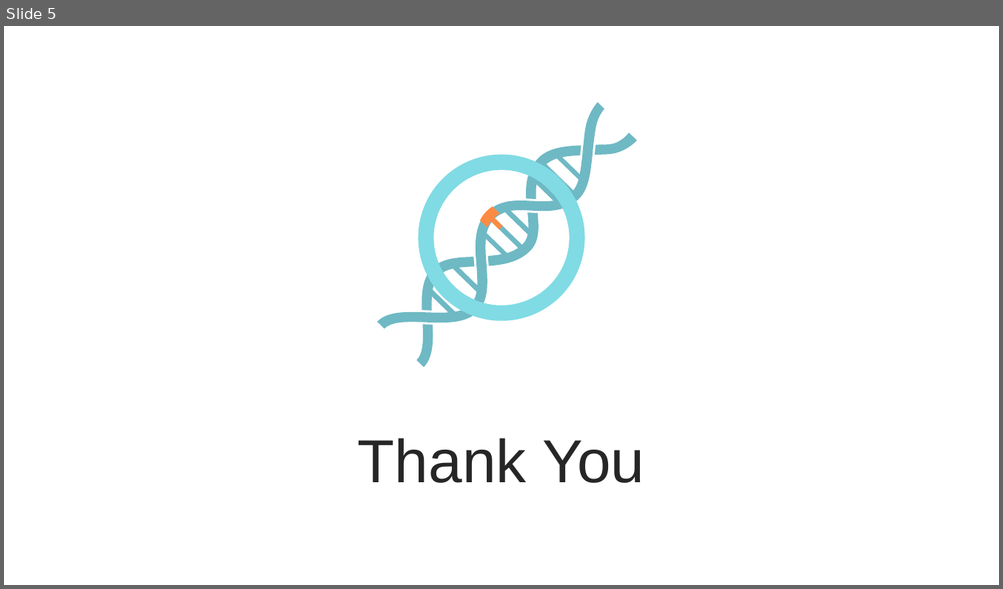
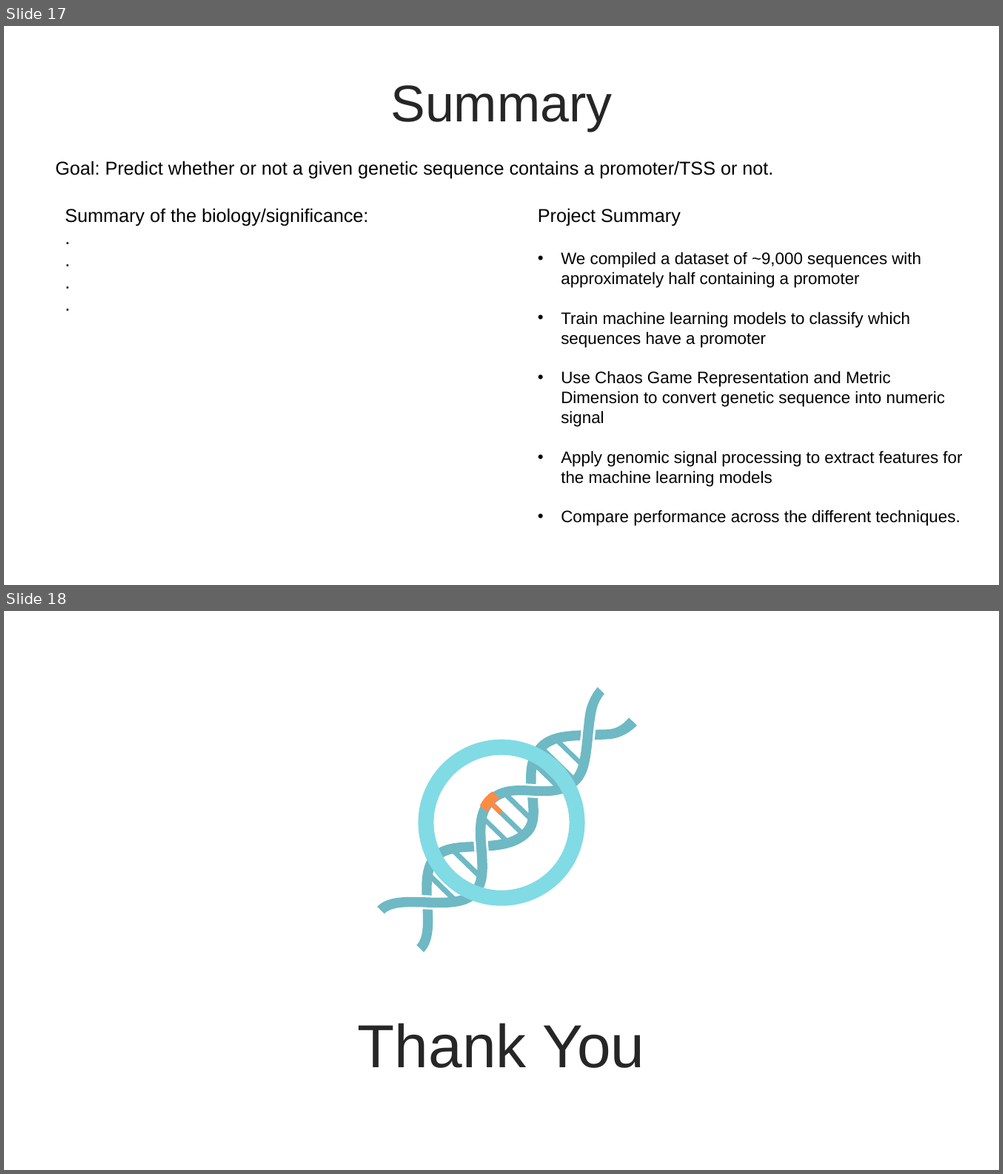
Before and after one commit to jokesire/CSCI4314_FinalProject, a slide deck: Presentation1.pptx. Shown one above the other, each under a label of ours: slide 5 before the commit, slides 17 and 18 after it. The pictures are 1003x589 and 1003x1174 pixels, drawn with LibreOffice and Linux fonts; fonts in the diff are those of the drawing. Boxes give left, top, right and bottom in pixels: in the first picture for what was removed or moved away, otherwise in the second. Text is boxed around its words. In the diff, an @@ line names an element or a change of style, - is before the commit and + after.

```diff
--- a/Presentation1.pptx
+++ b/Presentation1.pptx
@@ slide 17 added at bbox=[4, 26, 999, 585], background #FFFFFF @@
@@ text added at bbox=[390, 85, 612, 132], 50 pt, text #262626 @@
+Summary
@@ text added at bbox=[55, 161, 773, 179], 18 pt, text #000000 @@
+Goal: Predict whether or not a given genetic sequence contains a promoter/TSS or not.
@@ text added at bbox=[65, 208, 368, 226], 18 pt, text #000000 @@
+Summary of the biology/significance:
+.
+.
+.
+.
@@ text added at bbox=[538, 208, 962, 526], 16 pt, text #000000 @@
+Project Summary
+• We compiled a dataset of ~9,000 sequences with approximately half containing a promoter
+• Train machine learning models to classify which sequences have a promoter
+• Use Chaos Game Representation and Metric Dimension to convert genetic sequence into numeric signal
+• Apply genomic signal processing to extract features for the machine learning models
+• Compare performance across the different techniques.
@@ what was slide 5 is now slide 18 @@
```
Also in this commit, not shown: 12 other slides added, 7 other files.
